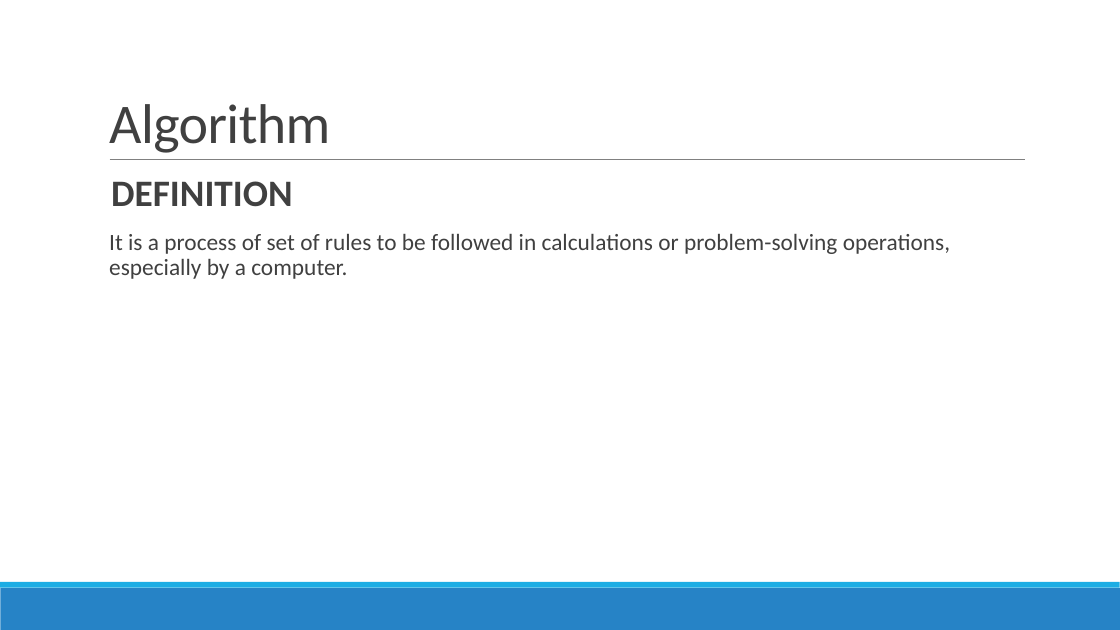
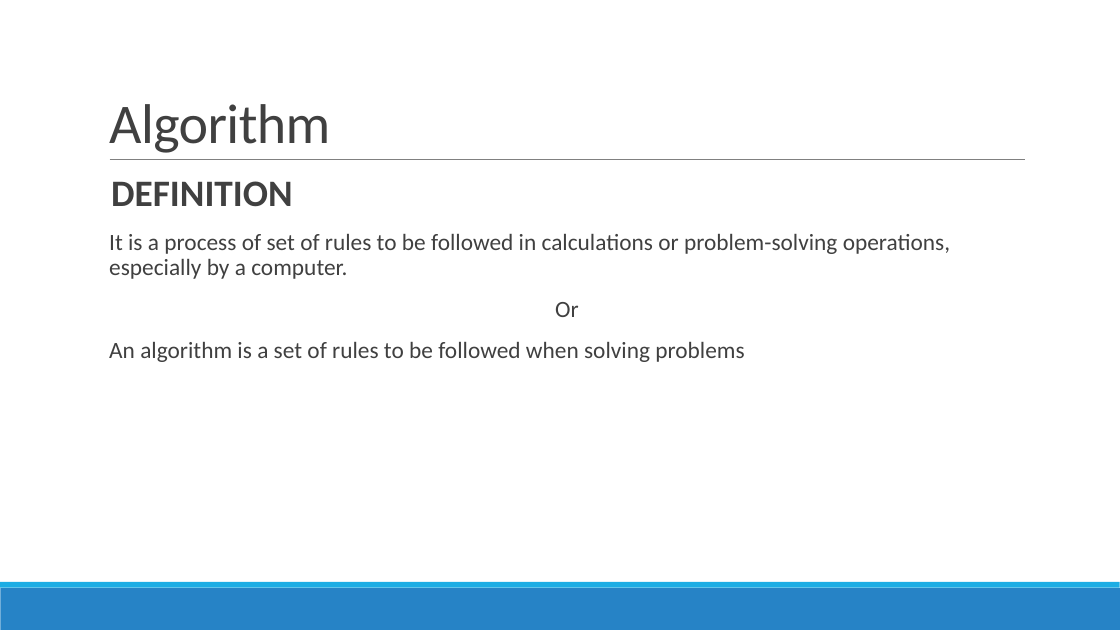
Before and after one commit to DistributedSystems-Fall2018-NEDUET/project-dist_sys, a slide deck: slide 19 of Project Interim Submission/Generic DS Framework.pptx. Drawn at 1120x630 pixels with LibreOffice and Linux fonts; fonts in the diff are those of the drawing. Boxes give left, top, right and bottom in pixels: in the first picture for what was removed or moved away, otherwise in the second. Text is boxed around its words. In the diff, an @@ line names an element or a change of style, - is before the commit and + after.

Commit message:
added new defination
Added new defination

```diff
--- a/Project Interim Submission/Generic DS Framework.pptx
+++ b/Project Interim Submission/Generic DS Framework.pptx
@@ text at [109, 302, 744, 362]: paragraphs added @@
+  Or
+  An algorithm is a set of rules to be followed when solving problems
```
